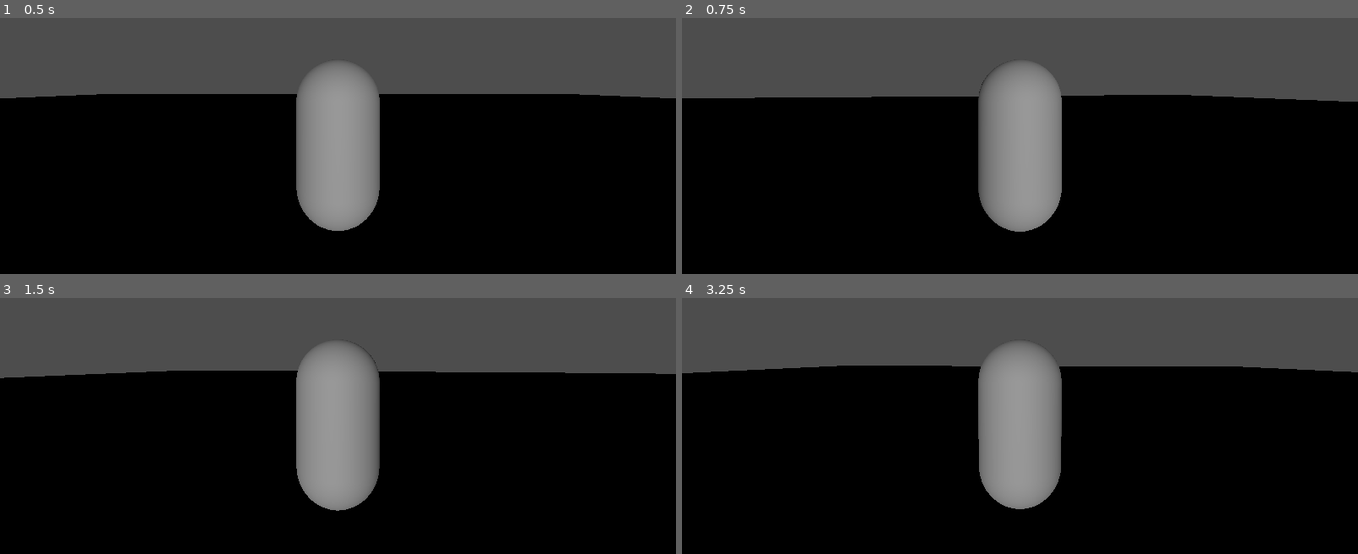
Above: before the commit, frames 1-4 (two rows, left to right).
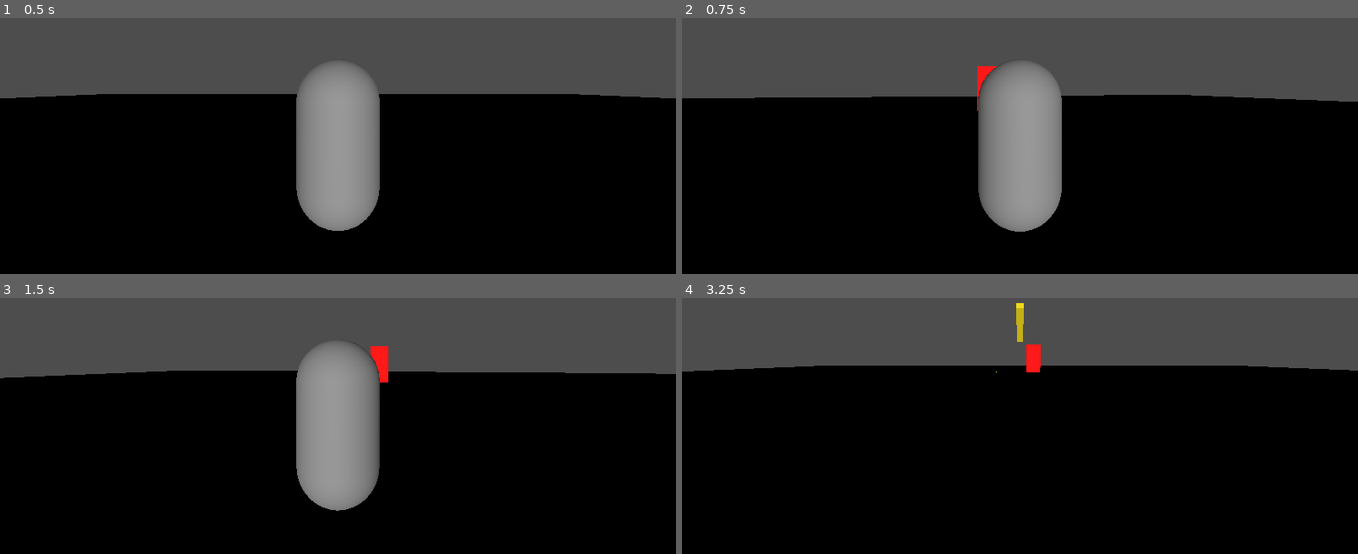
Above: after the commit, the same moments.

Repository: hylingo/hunter_game
Game: Godot game, scene res://tests/verification/player_movement_test.tscn
The game is run twice, just before and just after one commit, with the same random seed, the same clock (stepped at 60 frames per second) and the same inputs. The project has no main scene, so this scene is started directly.
Inputs (mouse positions are in pixels of both pictures, inside the frame that each line leads up to):
- Up to frame 1 (0.5 s): no input
- Up to frame 2 (0.75 s): tap Enter at 0.5 s; move the mouse to (1053, 82) at 0.52 s; press the mouse at (1053, 82) at 0.53 s; hold W (move_forward) from 0.53 s (still down)
- Up to frame 3 (1.5 s): keep holding W (move_forward); tap Space (jump) at 0.77 s; tap Ctrl (sneak) at 0.8, 1.35 s; move the mouse to (304, 367) at 1.27 s; release the mouse at (304, 367) at 1.28 s
- Up to frame 4 (3.25 s): keep holding W (move_forward); tap Space (jump) at 1.52, 2.75, 3.02 s; click (986, 367) at 1.55 s; move the mouse to (1033, 356) at 2.02 s; press the mouse at (1033, 356) at 2.03 s; tap Ctrl (sneak) at 2.3, 2.85 s; move the mouse to (1013, 369) at 2.77 s; release the mouse at (1013, 369) at 2.78 s; click (1013, 369) at 3.05 s

Frame 1 is identical in both runs. In frame 2, 0.1% of the frame differs, in the area x 43-47%, y 18-37%; in frame 3, 0.3%; in frame 4, 7.6%, in the area x 0-100%, y 1-83%.

Commit message:
feat: arrow projectile with bow charge-based velocity
Arrow scene is a RigidBody3D with mild gravity (scale 0.15) and
continuous CD. Spawns 0.6m ahead of camera in the look direction,
velocity scales linearly with bow charge (15-25 m/s). HitArea
Area3D ignores other arrows and the firing player; calls
take_damage on anything else. TargetDummy in the verification
scene proves end-to-end shooting works.

Co-Authored-By: Claude Opus 4.7 (1M context) <noreply@anthropic.com>

Diff:
--- a/scenes/player/player.gd
+++ b/scenes/player/player.gd
@@ -1,8 +1,10 @@
 extends CharacterBody3D
 class_name Player
 
-## Third-person character controller. Owns movement, sneak state, and
-## (later) bow charge/release.
+## Third-person character controller. Owns movement, sneak state,
+## bow charge/release, and arrow spawning.
+
+const ArrowScene: PackedScene = preload("res://scenes/projectiles/arrow.tscn")
 
 enum Stance { STANDING, SNEAKING }
 
@@ -86,5 +88,20 @@
 	is_drawing_bow = false
 	return charge
 
-func _fire_arrow(_charge: float) -> void:
-	pass  # filled in Task 6
+func _fire_arrow(charge: float) -> void:
+	if GameState.arrows <= 0:
+		return
+	GameState.arrows -= 1
+	var arrow: Arrow = ArrowScene.instantiate()
+	get_tree().current_scene.add_child(arrow)
+	var camera: Camera3D = $CameraPivot/SpringArm3D/Camera3D
+	# Camera's -Z is the look direction; .basis.z is "backward" so we negate.
+	var direction: Vector3 = -camera.global_transform.basis.z.normalized()
+	# Spawn slightly ahead of the camera so the arrow's collision shape
+	# doesn't immediately overlap the player and get knocked sideways.
+	var spawn_pos: Vector3 = camera.global_transform.origin + direction * 0.6
+	arrow.global_transform.origin = spawn_pos
+	arrow.look_at(spawn_pos + direction, Vector3.UP)
+	var speed: float = lerp(Config.ARROW_SPEED_MIN, Config.ARROW_SPEED_MAX, charge)
+	arrow.linear_velocity = direction * speed
+	EventBus.player_shot_arrow.emit(spawn_pos, direction)
--- /dev/null
+++ b/scenes/projectiles/arrow.gd
@@ -0,0 +1,27 @@
+extends RigidBody3D
+class_name Arrow
+
+const LIFETIME_SECONDS := 3.0
+
+var damage: float = Config.ARROW_DAMAGE
+var _age: float = 0.0
+
+@onready var hit_area: Area3D = $HitArea
+
+func _ready() -> void:
+	hit_area.body_entered.connect(_on_body_entered)
+
+func _physics_process(delta: float) -> void:
+	_age += delta
+	if _age >= LIFETIME_SECONDS:
+		queue_free()
+
+func _on_body_entered(body: Node) -> void:
+	# Ignore other arrows and the player who fired us.
+	if body is Arrow:
+		return
+	if body is Player:
+		return
+	if body.has_method("take_damage"):
+		body.take_damage(damage)
+	queue_free()
--- /dev/null
+++ b/scenes/projectiles/arrow.tscn
@@ -0,0 +1,33 @@
+[gd_scene format=3 uid="uid://ckdb75yfx8tv0"]
+
+[ext_resource type="Script" uid="uid://bdtr6ceqlgr3e" path="res://scenes/projectiles/arrow.gd" id="1_l5ahi"]
+
+[sub_resource type="BoxShape3D" id="BoxShape3D_cmo1j"]
+size = Vector3(0.05, 0.05, 0.6)
+
+[sub_resource type="StandardMaterial3D" id="StandardMaterial3D_arrow"]
+albedo_color = Color(1, 0.9, 0, 1)
+
+[sub_resource type="BoxMesh" id="BoxMesh_kohnk"]
+size = Vector3(0.1, 0.1, 0.8)
+material = SubResource("StandardMaterial3D_arrow")
+
+[sub_resource type="BoxShape3D" id="BoxShape3D_kohnk"]
+size = Vector3(0.06, 0.06, 0.7)
+
+[node name="Arrow" type="RigidBody3D" unique_id=852936311]
+input_ray_pickable = false
+gravity_scale = 0.15
+continuous_cd = true
+script = ExtResource("1_l5ahi")
+
+[node name="CollisionShape3D" type="CollisionShape3D" parent="." unique_id=1144279356]
+shape = SubResource("BoxShape3D_cmo1j")
+
+[node name="MeshInstance3D" type="MeshInstance3D" parent="." unique_id=1274594711]
+mesh = SubResource("BoxMesh_kohnk")
+
+[node name="HitArea" type="Area3D" parent="." unique_id=363312180]
+
+[node name="CollisionShape3D" type="CollisionShape3D" parent="HitArea" unique_id=1246431182]
+shape = SubResource("BoxShape3D_kohnk")
--- a/systems/config.gd
+++ b/systems/config.gd
@@ -13,8 +13,8 @@
 
 # Bow
 const ARROW_DAMAGE := 50.0
-const ARROW_SPEED_MIN := 20.0
-const ARROW_SPEED_MAX := 40.0
+const ARROW_SPEED_MIN := 15.0
+const ARROW_SPEED_MAX := 25.0
 const BOW_CHARGE_TIME := 1.0  # seconds to reach full charge
 
 # Deer perception
--- /dev/null
+++ b/tests/verification/dummy.gd
@@ -0,0 +1,5 @@
+extends StaticBody3D
+
+func take_damage(amount: float) -> void:
+	print("Dummy took ", amount, " damage")
+	queue_free()
--- a/tests/verification/player_movement_test.tscn
+++ b/tests/verification/player_movement_test.tscn
@@ -1,12 +1,22 @@
 [gd_scene format=3 uid="uid://ci74fg3f6uwip"]
 
-[ext_resource type="PackedScene" uid="uid://d1kwdryhvkc6h" path="res://scenes/player/player.tscn" id="1_lxw1h"]
+[ext_resource type="PackedScene" uid="uid://d1kwdryhvkc6h" path="res://scenes/player/player.tscn" id="1_gu22k"]
+[ext_resource type="Script" uid="uid://cgr05877l5yky" path="res://tests/verification/dummy.gd" id="2_a433b"]
 
 [sub_resource type="BoxShape3D" id="BoxShape3D_cmo1j"]
 size = Vector3(100, 0.2, 100)
 
 [sub_resource type="PlaneMesh" id="PlaneMesh_cmo1j"]
 size = Vector2(100, 100)
+
+[sub_resource type="BoxShape3D" id="BoxShape3D_kohnk"]
+size = Vector3(1, 2, 1)
+
+[sub_resource type="BoxMesh" id="BoxMesh_lqnk2"]
+size = Vector3(1, 2, 1)
+
+[sub_resource type="StandardMaterial3D" id="StandardMaterial3D_j6p0t"]
+albedo_color = Color(1, 0, 0, 1)
 
 [node name="Test" type="Node3D" unique_id=2134920447]
 
@@ -21,4 +31,16 @@
 [node name="MeshInstance3D" type="MeshInstance3D" parent="Floor" unique_id=180570488]
 mesh = SubResource("PlaneMesh_cmo1j")
 
-[node name="player" parent="." unique_id=123306572 instance=ExtResource("1_lxw1h")]
+[node name="player" parent="." unique_id=123306572 instance=ExtResource("1_gu22k")]
+
+[node name="TargetDummy" type="StaticBody3D" parent="." unique_id=325007345]
+transform = Transform3D(1, 0, 0, 0, 1, 0, 0, 0, 1, 0, 1, -8)
+script = ExtResource("2_a433b")
+
+[node name="CollisionShape3D" type="CollisionShape3D" parent="TargetDummy" unique_id=175645635]
+shape = SubResource("BoxShape3D_kohnk")
+
+[node name="MeshInstance3D" type="MeshInstance3D" parent="TargetDummy" unique_id=1024973711]
+transform = Transform3D(1, 0, 0, 0, 1, 0, 0, 0, 1, 0, 1, 0)
+mesh = SubResource("BoxMesh_lqnk2")
+surface_material_override/0 = SubResource("StandardMaterial3D_j6p0t")
Not shown, added: scenes/projectiles/arrow.gd.uid
Not shown, added: tests/unit/test_player_bow.gd.uid
Not shown, added: tests/verification/dummy.gd.uid
